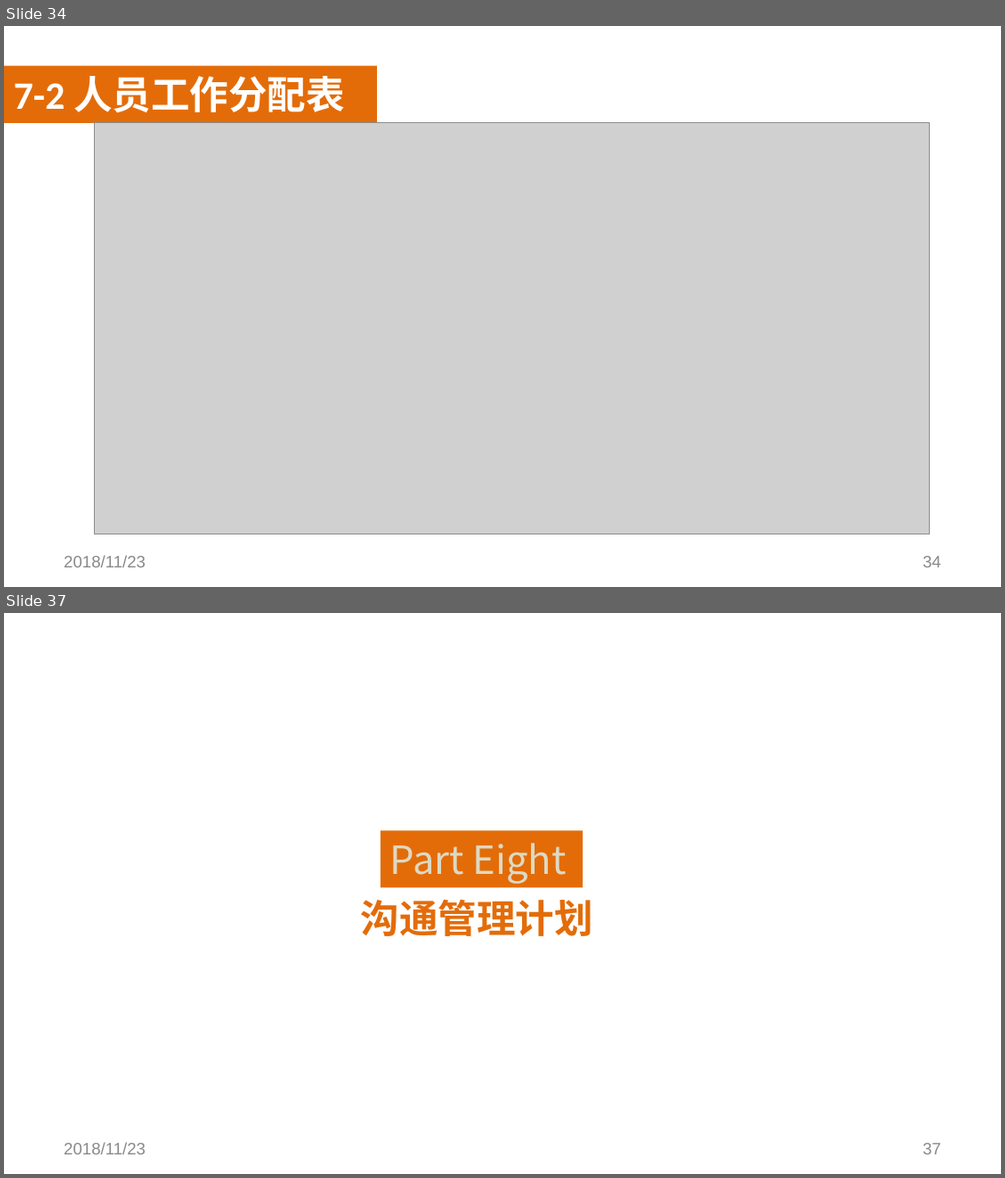
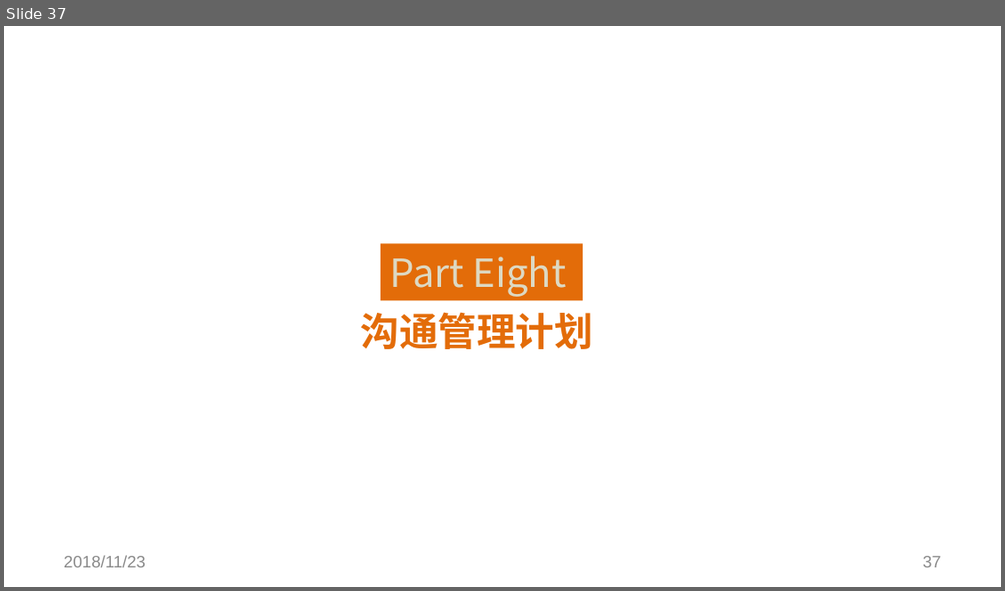
Before and after one commit to SoftwareRequirtmentsG02/Document, a slide deck: 案例教学系统/受控文档/分析设计/PPT/PRD2018-G02-需求工程PPT(III).pptx. Shown one above the other, each under a label of ours: slides 34 and 37 before the commit, slide 37 after it; the slides between them are not shown. The pictures are 1005x1178 and 1005x591 pixels, drawn with LibreOffice and Linux fonts; fonts in the diff are those of the drawing; grey boxes stand for pictures; background and template pictures are left out. Boxes give left, top, right and bottom in pixels: in the first picture for what was removed or moved away, otherwise in the second. Text is boxed around its words. In the diff, an @@ line names an element or a change of style, - is before the commit and + after.

```diff
--- a/案例教学系统/受控文档/分析设计/PPT/PRD2018-G02-需求工程PPT(III).pptx
+++ b/案例教学系统/受控文档/分析设计/PPT/PRD2018-G02-需求工程PPT(III).pptx
@@ slide 34 removed at (x1=4, y1=26, x2=1001, y2=587), background picture (left out) @@
@@ rectangle removed at (x1=4, y1=66, x2=377, y2=123) @@
@@ text removed at (x1=14, y1=76, x2=345, y2=113) @@
-7-2 人员工作分配表
@@ rectangle removed at (x1=4, y1=95, x2=1001, y2=542) @@
@@ picture removed at (x1=95, y1=123, x2=930, y2=533) @@
@@ text removed at (x1=64, y1=555, x2=146, y2=567) @@
-2018/11/23
@@ page number removed at (x1=922, y1=556, x2=941, y2=567) @@
-34
```
Also in this commit, not shown: 9 slides changed, 2 slides added, 1 other slide removed, 2 other files.
